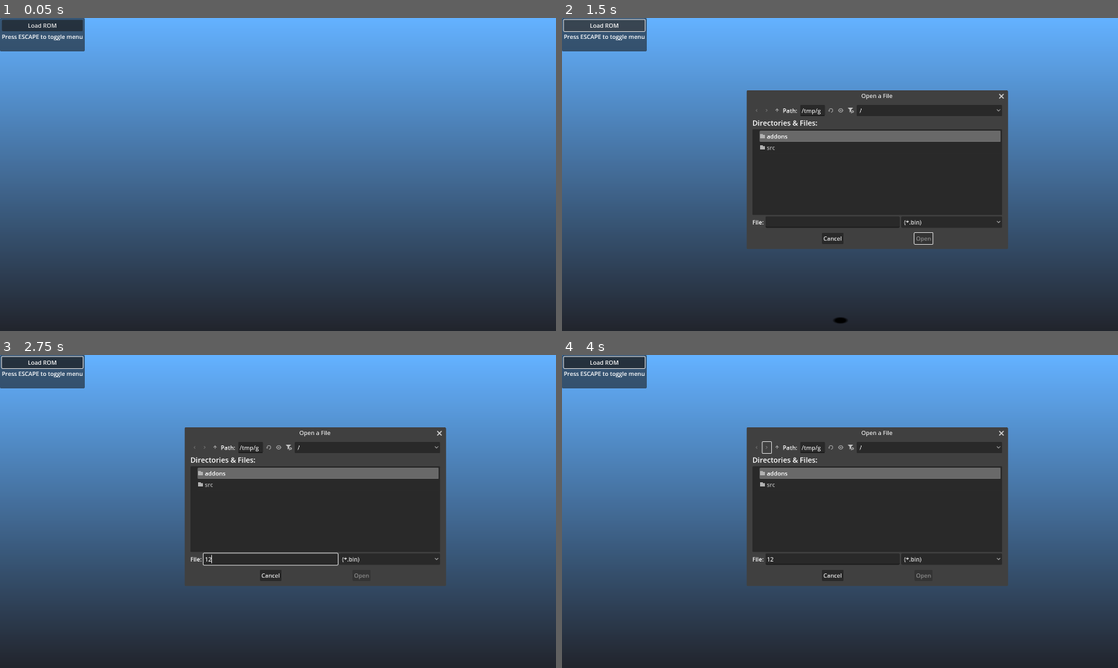
Above: before the commit, frames 1-4 (two rows, left to right).
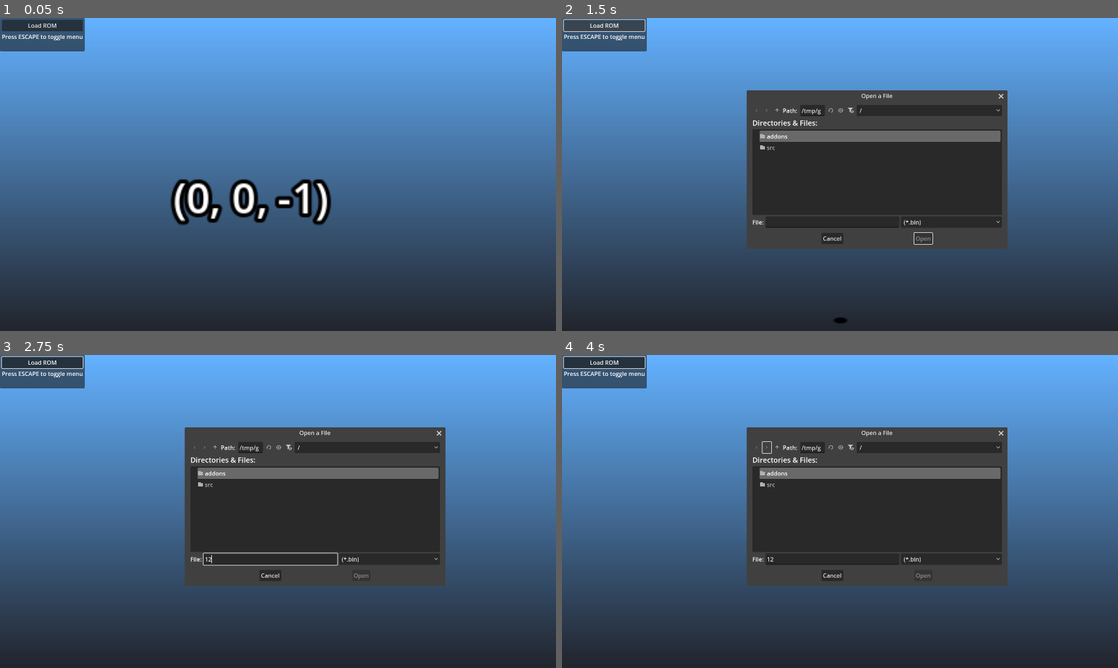
Above: after the commit, the same moments.

Repository: mrgudenheim/TacticsEngineG
Game: Godot game, scene res://src/Map/map_viewer.tscn
Two runs of this game, one before a commit and one after it. Both use one fixed random seed, a clock stepped at 60 frames per second and the inputs below.
Inputs (mouse positions are in pixels of both pictures, inside the frame that each line leads up to):
- Up to frame 1 (0.05 s): no input
- Up to frame 2 (1.5 s): tap Enter (ui_accept) at 0.5, 0.77 s; move the mouse to (962, 158) at 0.52 s; hold D 0.53-1.25 s; tap Down (camera_down) at 0.6 s; click (962, 158) at 0.67 s; click "Load ROM" at 1.25 s
- Up to frame 3 (2.75 s): click (272, 558) at 2.02 s; type "12" at 2.1 s
- Up to frame 4 (4 s): click (767, 448) at 2.75 s; click (767, 448) at 3.5 s

The runs differ from the first frame. In frame 1, 2.5% of the frame differs, in the area x 30-60%, y 51-67%; in frame 2, 0.2%; in frame 3, 0.2%; in frame 4, 0.1%.
Error before the commit: Invalid access to property or key 'sequences' on a base object of type 'Nil'. (res://src/Unit/unit_animation_manager.gd:496)
Error after the commit: Invalid access to property or key 'sequences' on a base object of type 'Nil'. (res://src/Unit/unit_animation_manager.gd:487)

Commit message:
fixed Move opcodes

Diff:
--- a/src/Map/map_viewer.tscn
+++ b/src/Map/map_viewer.tscn
@@ -200,10 +200,11 @@
 [node name="DropShadowSprite3D" type="Sprite3D" parent="Unit/CharacterBody3D/ShadowSpringArm3D"]
 texture = SubResource("GradientTexture2D_6vwfi")
 
-[node name="UnitAnimationManager" type="Node3D" parent="Unit/CharacterBody3D" node_paths=PackedStringArray("unit_debug_menu", "unit_sprites_manager")]
+[node name="UnitAnimationManager" type="Node3D" parent="Unit/CharacterBody3D" node_paths=PackedStringArray("unit_debug_menu", "unit_data", "unit_sprites_manager")]
 transform = Transform3D(1, 0, 0, 0, 0.894934, 0.446198, 0, -0.446198, 0.894934, 0, 0.643, 0)
 script = ExtResource("9_rgxyk")
 unit_debug_menu = NodePath("../UnitDebugMenu")
+unit_data = NodePath("../..")
 unit_sprites_manager = NodePath("UnitSpritesManager")
 layer_priority_table_filepath = "res://src/fftae/layer_priority_table.txt"
 weapon_table_filepath = "res://src/fftae/weapons.txt"
@@ -296,3 +297,27 @@
 mesh = SubResource("QuadMesh_foefj")
 
 [node name="Maps" type="Node3D" parent="."]
+
+[node name="Label3D" type="Label3D" parent="."]
+transform = Transform3D(1, 0, 0, 0, 1, 0, 0, 0, 1, 25, 0, 0)
+pixel_size = 0.05
+billboard = 1
+text = "(1, 0, 0)"
+
+[node name="Label3D2" type="Label3D" parent="."]
+transform = Transform3D(1, 0, 0, 0, 1, 0, 0, 0, 1, -20, 0, 0)
+pixel_size = 0.05
+billboard = 1
+text = "(-1, 0, 0)"
+
+[node name="Label3D3" type="Label3D" parent="."]
+transform = Transform3D(1, 0, 0, 0, 1, 0, 0, 0, 1, 0, 0, 20)
+pixel_size = 0.05
+billboard = 1
+text = "(0, 0, 1)"
+
+[node name="Label3D4" type="Label3D" parent="."]
+transform = Transform3D(1, 0, 0, 0, 1, 0, 0, 0, 1, 0, 0, -40)
+pixel_size = 0.05
+billboard = 1
+text = "(0, 0, -1)"
--- a/src/Unit/unit.gd
+++ b/src/Unit/unit.gd
@@ -8,6 +8,9 @@
 
 var map_position: Vector2i
 var facing: Facings = Facings.NORTH
+var facing_vector: Vector3 = Vector3.FORWARD:
+	get:
+		return FacingVectors[facing]
 
 enum Facings {
 	NORTH,
--- a/src/Unit/unit_animation_manager.gd
+++ b/src/Unit/unit_animation_manager.gd
@@ -4,6 +4,7 @@
 @export var unit_debug_menu: UnitDebugMenu
 
 #@export var ui_manager: UiManager
+@export var unit_data: UnitData
 @export var unit_sprites_manager: UnitSpritesManager
 var global_fft_animation: FftAnimation
 var global_spr: Spr
@@ -246,51 +247,41 @@
 				start_animation(new_animation, unit_sprites_manager.sprite_effect, true, false, false)
 			else:
 				push_warning("Error: QueueSpriteAnim: " + seq_part.to_string() + "\n" + fft_animation.sequence.to_string())
-		elif seq_part.opcode_name.begins_with("Move"):
+		elif seq_part.opcode_name.begins_with("Move"): # TODO Move opcodes move the unit in 3d world space relative to facing
 			if seq_part.opcode_name == "MoveUnitFB":
-				#position_offset = Vector2(-seq_part.parameters[0], 0) # assume facing left
-				position_offset = Vector3(-seq_part.parameters[0], 0, 0) # assume facing left
+				position_offset = unit_data.facing_vector * seq_part.parameters[0]
 			elif seq_part.opcode_name == "MoveUnitDU":
-				#position_offset = Vector2(0, seq_part.parameters[0])
 				position_offset = Vector3(0, -seq_part.parameters[0], 0)
 			elif seq_part.opcode_name == "MoveUnitRL":
-				#position_offset = Vector2(seq_part.parameters[0], 0)
-				position_offset = Vector3(seq_part.parameters[0], 0, 0)
+				position_offset = unit_data.facing_vector.rotated(Vector3.UP, deg_to_rad(-90)) * seq_part.parameters[0]
 			elif seq_part.opcode_name == "MoveUnitRLDUFB":
-				#position_offset = Vector2((seq_part.parameters[0]) - (seq_part.parameters[2]), seq_part.parameters[1]) # assume facing left
-				position_offset = Vector3((seq_part.parameters[0]) - (seq_part.parameters[2]), -seq_part.parameters[1], 0) # assume facing left
+				var position_offset_fb: Vector3 = unit_data.facing_vector * seq_part.parameters[2]
+				var position_offset_rl: Vector3 = unit_data.facing_vector.rotated(Vector3.UP, deg_to_rad(-90)) * seq_part.parameters[0]
+				var position_offset_du: Vector3 = Vector3(0, -seq_part.parameters[1], 0)
+				position_offset = position_offset_fb + position_offset_rl + position_offset_du
 			elif seq_part.opcode_name == "MoveUp1":
-				#position_offset = Vector2(0, -1)
 				position_offset = Vector3(0, 1, 0)
 			elif seq_part.opcode_name == "MoveUp2":
-				#position_offset = Vector2(0, -2)
 				position_offset = Vector3(0, 2, 0)
 			elif seq_part.opcode_name == "MoveDown1":
-				#position_offset = Vector2(0, 1)
 				position_offset = Vector3(0, -1, 0)
 			elif seq_part.opcode_name == "MoveDown2":
-				#position_offset = Vector2(0, 2)
 				position_offset = Vector3(0, -2, 0)
 			elif seq_part.opcode_name == "MoveBackward1":
-				#position_offset = Vector2(1, 0) # assume facing left
-				position_offset = Vector3(1, 0, 0) # assume facing left
+				position_offset = unit_data.facing_vector * -1
 			elif seq_part.opcode_name == "MoveBackward2":
-				#position_offset = Vector2(2, 0) # assume facing left
-				position_offset = Vector3(2, 0, 0) # assume facing left
+				position_offset = unit_data.facing_vector * -2
 			elif seq_part.opcode_name == "MoveForward1":
-				#position_offset = Vector2(-1, 0) # assume facing left
-				position_offset = Vector3(-1, 0, 0) # assume facing left
+				position_offset = unit_data.facing_vector * 1
 			elif seq_part.opcode_name == "MoveForward2":
-				#position_offset = Vector2(-2, 0) # assume facing left
-				position_offset = Vector3(-2, 0, 0) # assume facing left
+				position_offset = unit_data.facing_vector * 2
 			else:
-				print_debug("can't inerpret " + seq_part.opcode_name)
-				push_warning("can't inerpret " + seq_part.opcode_name)
-
-			if fft_animation.flipped_h:
-				position_offset = position_offset * Vector3(-1, 1, 1)
-
-			unit_sprites_manager.position += position_offset * MapViewer.SCALE
+				push_warning("can't interpret " + seq_part.opcode_name)
+
+			#if fft_animation.flipped_h:
+				#position_offset = position_offset * Vector3(-1, 1, 1)
+
+			unit_sprites_manager.global_position += position_offset * MapViewer.SCALE
 			#(draw_target.get_parent().get_parent() as Node3D).position += position_offset
 		# TODO fix for sprite3Ds
 		elif seq_part.opcode_name == "SetLayerPriority":
